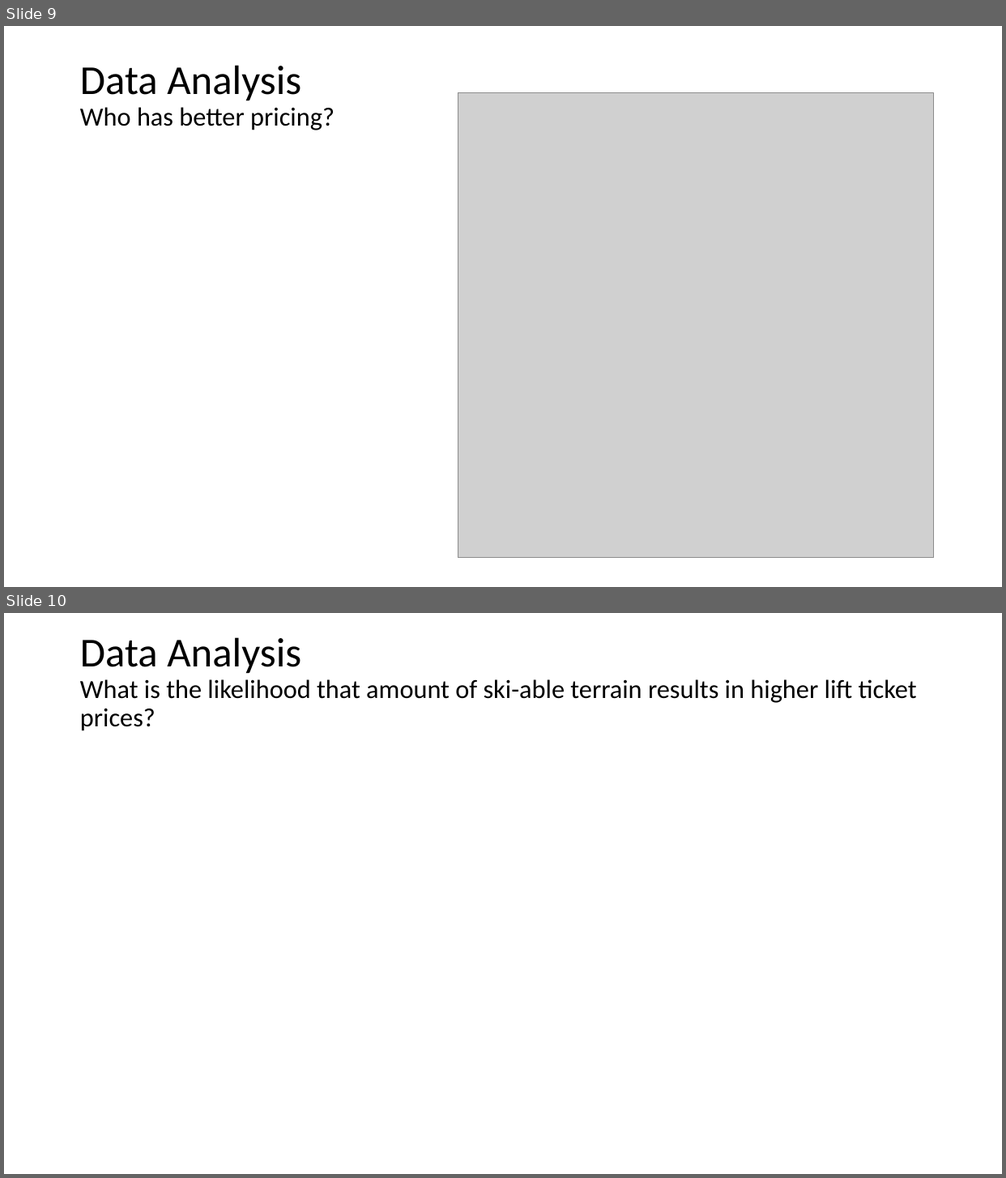
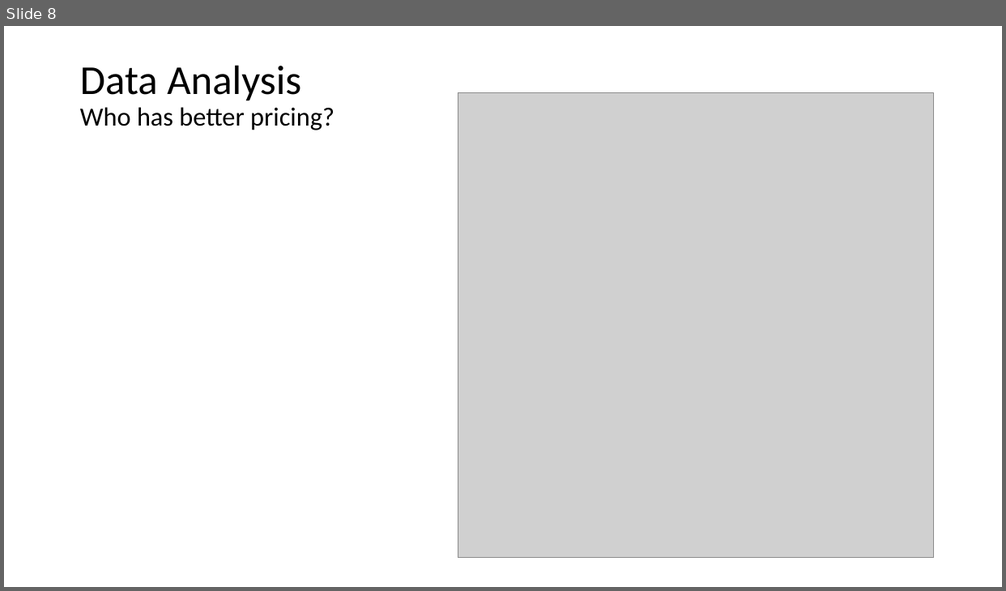
Before and after one commit to elu267/Group_Project_Unit18, a slide deck: PPT/Group_Presentation.pptx. Shown one above the other, each under a label of ours: slides 9 and 10 before the commit, slide 8 after it. The pictures are 1006x1178 and 1006x591 pixels, drawn with LibreOffice and Linux fonts; fonts in the diff are those of the drawing; grey boxes stand for pictures. Boxes give left, top, right and bottom in pixels: in the first picture for what was removed or moved away, otherwise in the second. Text is boxed around its words. In the diff, an @@ line names an element or a change of style, - is before the commit and + after.

```diff
--- a/PPT/Group_Presentation.pptx
+++ b/PPT/Group_Presentation.pptx
@@ slide 10 removed at box(4, 613, 1002, 1174), background #FFFFFF @@
@@ title removed at box(80, 637, 917, 731) @@
-Data Analysis
-What is the likelihood that amount of ski-able terrain results in higher lift ticket prices?
@@ what was slide 9 is now slide 8 @@
```
Also in this commit, not shown: 4 slides changed, 1 other slide removed, 2 other files.
